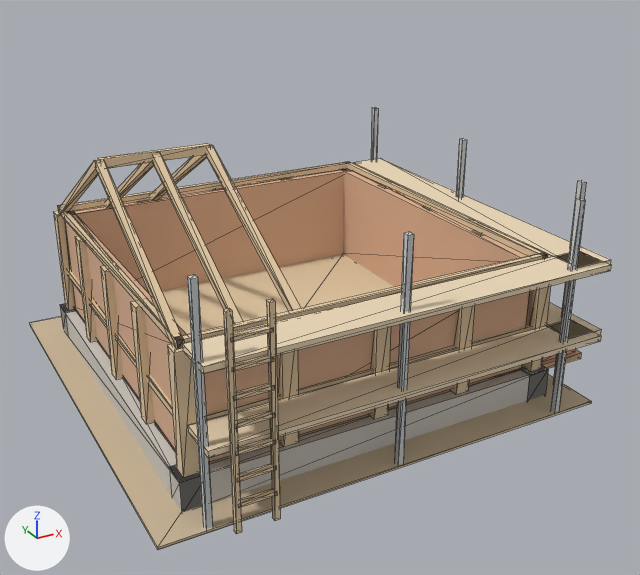
Before and after pictures for a commit that changed the glTF model art/models/buildings/pig_pen_site_8.glb.
One viewpoint serves both versions: a camera (50 mm lens) standing at (-0.54, -4.19, 1.9) and looking at (1.12, -1.18, 0.4). The axes (+X, +Y, +Z) are drawn at lower left. The lights are the same throughout. The picture after the commit comes second. Mesh edges are drawn as thin lines. Where no turn or scale is listed for an object, it has been applied to the vertices. Vertices at exactly the same position are counted once.

The first picture shows 'body'.
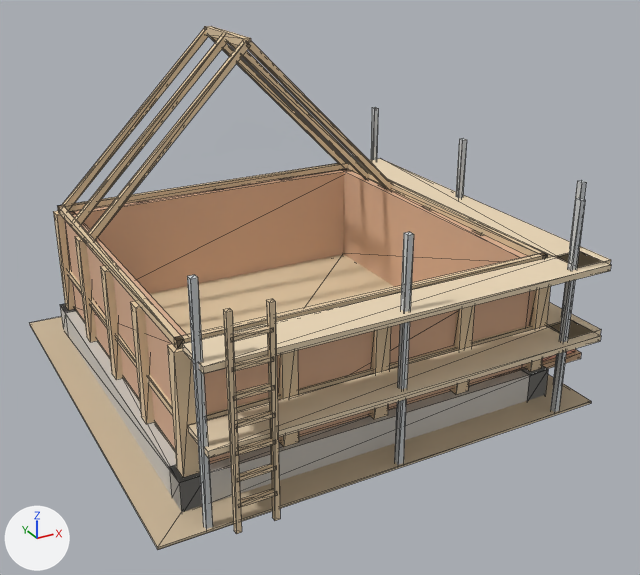
Where the newer file only moved an object's origin or applied its transform, the numbers keep the older frame.

What differs and where, as boxes [x1, y1, x2, y2] in the pictures (640 x 575 px; the box of a moved part takes in the faces that stretch with it):
'body', reshaped (18% taller)
    before: [29, 107, 611, 550]
    after: [29, 26, 611, 550]
part 1 of me_mesh_0, moved or reshaped
    before: [150, 145, 212, 200]
    after: [62, 29, 208, 211]
part 2 of me_mesh_0, moved or reshaped
    before: [105, 162, 154, 207]
    after: [209, 36, 347, 169]
part 3 of me_mesh_0, moved or reshaped
    before: [58, 159, 99, 215]
    after: [74, 35, 227, 225]
part 4 of me_mesh_0, moved or reshaped
    before: [206, 145, 301, 311]
    after: [227, 42, 369, 179]
part 5 of me_mesh_0, moved or reshaped
    before: [153, 155, 243, 324]
    after: [88, 40, 251, 240]
part 6 of me_mesh_0, moved or reshaped
    before: [95, 160, 181, 348]
    after: [248, 40, 392, 191]
part 7 of me_mesh_0, moved or reshaped
    before: [98, 143, 210, 168]
    after: [204, 26, 251, 45]
part 8 of me_mesh_0, moved or reshaped (mostly hidden)
    before: [64, 169, 533, 450]
    after: [64, 169, 533, 449]

What changed in the scene script:
```text
Change me_mesh_0:
    used by ob_body; location = (0.31, -0.391, 0.0)
    remove me_mesh_0.from_pydata(...)  # 502 vertices, 768 faces; spans x -0.21..1.89, y -1.62..0.29, z 0.0..1.03
    add me_mesh_0.from_pydata(...)  # 504 vertices, 768 faces; spans x -0.21..1.89, y -1.62..0.29, z 0.0..1.37
    me_mesh_0 part 1: the loose piece of 8 vertices spanning x 0.38..0.41, y -0.65..0.12, z 0.59..1.03 is multiplied about its middle by the matrix ((0.0, -1.191, -0.346), (1.24, 0.0, 0.0), (0.0, -0.346, 1.191)), then moved by (-0.05, 0.38, 0.17)
    me_mesh_0 part 2: the loose piece of 8 vertices spanning x 0.17..0.2, y -0.65..0.12, z 0.59..1.03 is multiplied about its middle by the matrix ((0.0, 1.191, 0.346), (-1.24, 0.0, 0.0), (0.0, -0.346, 1.191)), then moved by (0.91, 0.38, 0.17)
    me_mesh_0 part 3: the loose piece of 8 vertices spanning x -0.04..-0.01, y -0.65..0.12, z 0.59..1.03 is multiplied about its middle by the matrix ((0.0, -1.191, -0.346), (1.24, 0.0, 0.0), (0.0, -0.346, 1.191)), then moved by (0.38, 0.16, 0.17)
    me_mesh_0 part 4: the loose piece of 8 vertices spanning x 0.38..0.41, y -1.4..-0.63, z 0.59..1.03 is multiplied about its middle by the matrix ((0.0, -1.191, 0.346), (1.24, 0.0, 0.0), (0.0, 0.346, 1.191)), then moved by (0.7, 0.91, 0.17)
    me_mesh_0 part 5: the loose piece of 8 vertices spanning x 0.17..0.2, y -1.4..-0.63, z 0.59..1.03 is multiplied about its middle by the matrix ((0.0, 1.191, -0.346), (-1.24, 0.0, 0.0), (0.0, 0.346, 1.191)), then moved by (0.16, 0.7, 0.17)
    me_mesh_0 part 6: the loose piece of 8 vertices spanning x -0.04..-0.01, y -1.4..-0.63, z 0.59..1.03 is multiplied about its middle by the matrix ((0.0, -1.191, 0.346), (1.24, 0.0, 0.0), (0.0, 0.346, 1.191)), then moved by (1.13, 0.7, 0.17)
    me_mesh_0 part 7: the loose piece of 8 vertices spanning x -0.03..0.4, y -0.66..-0.62, z 1.0..1.03 is turned -90 degrees about the z axis through its middle, then moved by (0.54, 0.54, 0.34)
    me_mesh_0 part 8
    2 vertices are removed from x 1.47, y 0.11, z 0.13..0.6
    17 faces are deleted
    4 vertices are added at (-0.03, -1.39, 0.6), (-0.03, -1.39, 0.13), (1.47, -1.39, 0.6), (1.47, -1.39, 0.13)
    17 new faces join them, mat_wall
```
